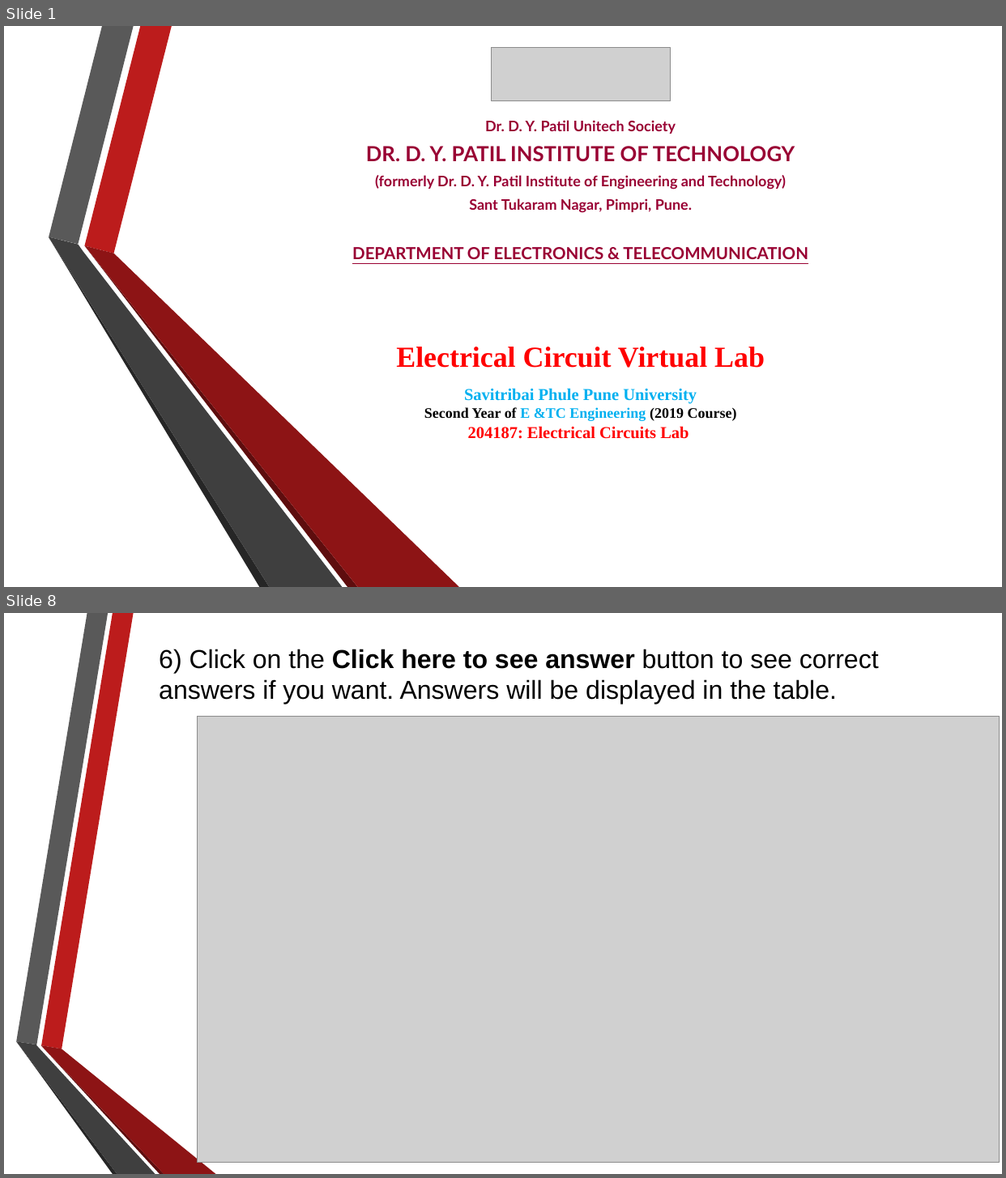
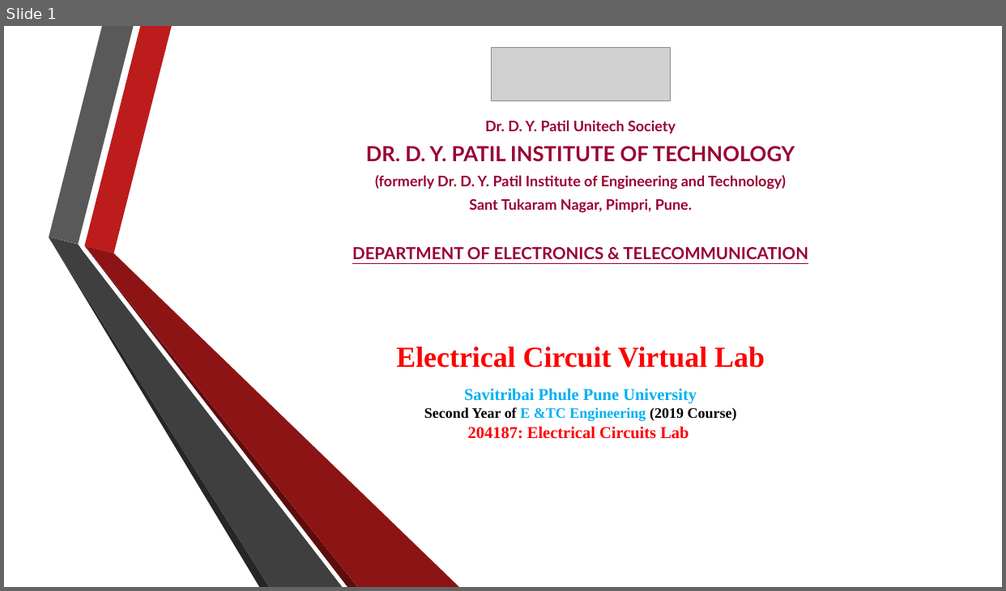
Before and after one commit to RahulAgrwal/Electrical-Virtual-lab, a slide deck: exp2/theoryimage/Procedure.pptx. Shown one above the other, each under a label of ours: slides 1 and 8 before the commit, slide 1 after it; the slides between them are not shown. The pictures are 1006x1178 and 1006x591 pixels, drawn with LibreOffice and Linux fonts; fonts in the diff are those of the drawing; grey boxes stand for pictures; background and template pictures are left out. Boxes give left, top, right and bottom in pixels: in the first picture for what was removed or moved away, otherwise in the second. Text is boxed around its words. In the diff, an @@ line names an element or a change of style, - is before the commit and + after.

```diff
--- a/exp2/theoryimage/Procedure.pptx
+++ b/exp2/theoryimage/Procedure.pptx
@@ slide 8 removed at [4, 613, 1002, 1174], background picture (left out) @@
@@ text removed at [159, 649, 879, 704] @@
-6) Click on the Click here to see answer button to see correct answers if you want. Answers will be displayed in the table.
@@ picture removed at [197, 717, 999, 1163] @@
@@ group removed at [16, 613, 216, 1174]: 6 freeform shapes @@
```
Also in this commit, not shown: 1 slide changed, 5 slides added, 6 other slides removed, 1 other file.
